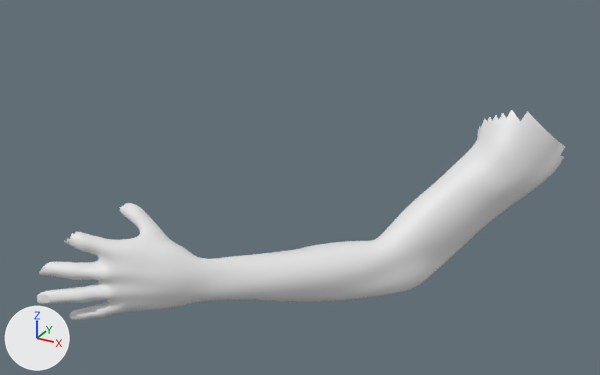
Before and after pictures for a commit that changed the FBX model resources/models/viewmodel/viewarm_left.fbx.
Rendered twice from a camera (50 mm lens) standing at (0.00316, -0.01181, 0.00316) and looking at (-0.00149, -0.00336, -0.00106). Lighting does not change. The marker at lower left points along +X, +Y and +Z. The first picture is the older version. Where no turn or scale is listed for an object, it has been applied to the vertices.

Before the edit, the objects in view are built like this:
```python
me_view_arm_l_002 = bpy.data.meshes.new('View_Arm_L.002')
me_view_arm_l_002.from_pydata(...)  # 7336 vertices, 7249 faces; spans x -0.00368..0.00134, y -0.00586..-0.00101, z -0.00232..-0.0001
me_view_arm_l_002.materials.append(mat_viewmodel_skin)  # white #e7e7e7
ob_view_arm_l = bpy.data.objects.new('View_Arm_L', me_view_arm_l_002)
ob_view_arm_l.location = (0.0, 0.0, 0.0)
```
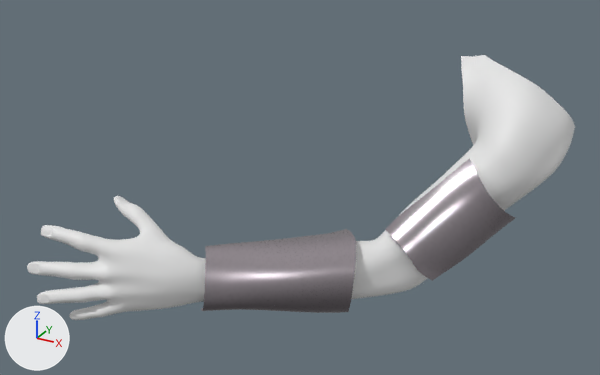
Where the newer file only moved an object's origin or applied its transform, the numbers keep the older frame.

The change in detail:
Material 'Material.005' (mat_material_005) is new.
Its base color is (0.521, 0.465, 0.506) (light grey #bfb6bd).
Its metallic is 1.0.
Its roughness is 0.246.
me_view_arm_l_002 is used by ob_view_arm_l; location (0.0, 0.0, 0.0).
me_view_arm_l_002 had 7336 vertices, 7249 faces and spanned x -0.00368..0.00134, y -0.00586..-0.00101, z -0.00232..-0.0001.
me_view_arm_l_002 now has 9141 vertices, 9045 faces and spans x -0.00382..0.00135, y -0.00586..-0.00062, z -0.00247..0.00027.
me_view_arm_l_002 part 1: a new loose piece of 275 vertices spanning x -0.00207..-0.00046, y -0.00503..-0.0032, z -0.00247..-0.00142, in mat_material_005 (light grey #bfb6bd).
me_view_arm_l_002 part 2: a new loose piece of 168 vertices spanning x -0.00037..0.001, y -0.00337..-0.00225, z -0.00203..-0.00062, in mat_material_005 (light grey #bfb6bd).
me_view_arm_l_002 part 3: 1 vertex moved within x -0.00365, y -0.00579, z -0.00168; 1160 vertices added at x -0.00382..-0.0031, y -0.00582..-0.00468, z -0.00174..-0.00101.
me_view_arm_l_002 part 4: 202 vertices added at x -0.00031..0.00135, y -0.00185..-0.00062, z -0.00151..0.00027.
me_view_arm_l_002 gains material mat_material_005 (light grey #bfb6bd).

Location of each change, [x1, y1, x2, y2] in pixels of the pictures (600 x 375 px):
'View_Arm_L', reshaped (26% taller)
    before: [37, 110, 565, 320]
    after: [27, 55, 575, 320]
part 1 of me_view_arm_l_002, added
    after: [201, 229, 356, 313]
part 2 of me_view_arm_l_002, added
    after: [385, 158, 515, 281]
part 3 of me_view_arm_l_002, built on
    after: [27, 196, 130, 275]
part 4 of me_view_arm_l_002, added
    after: [461, 55, 575, 162]
